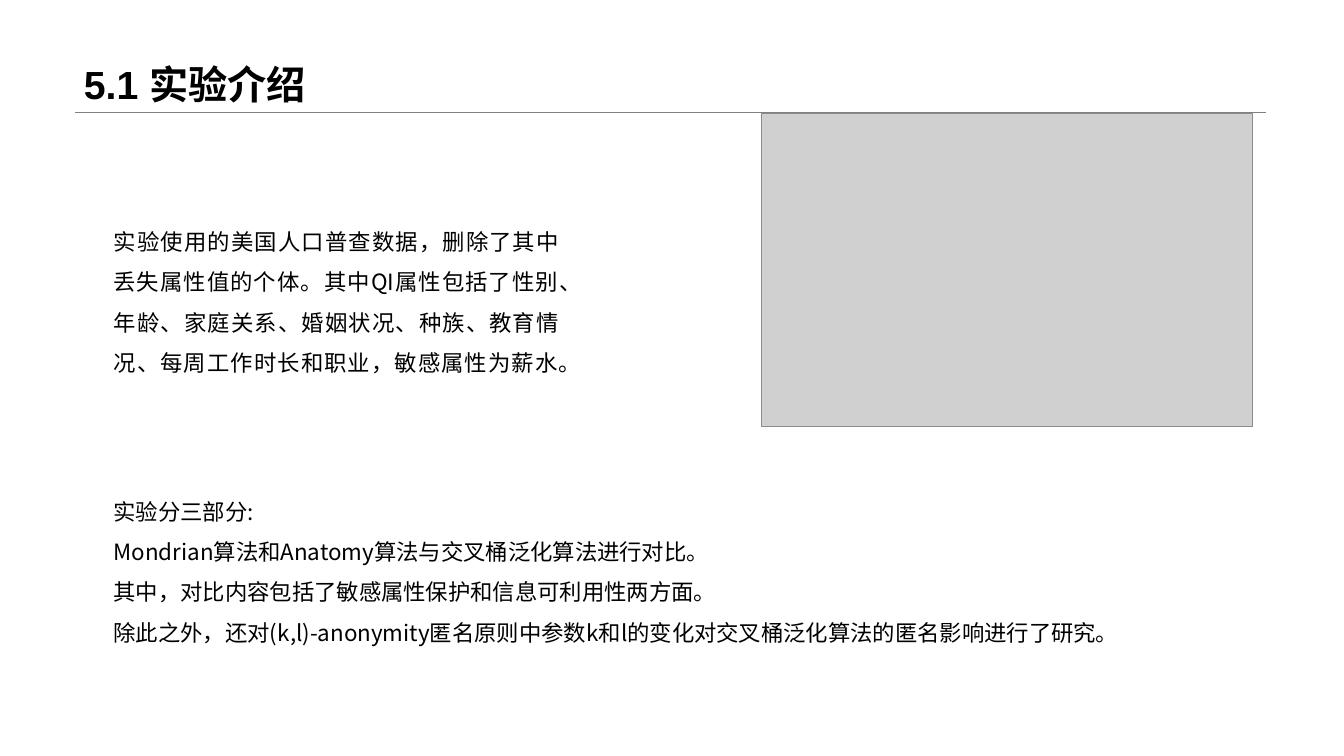
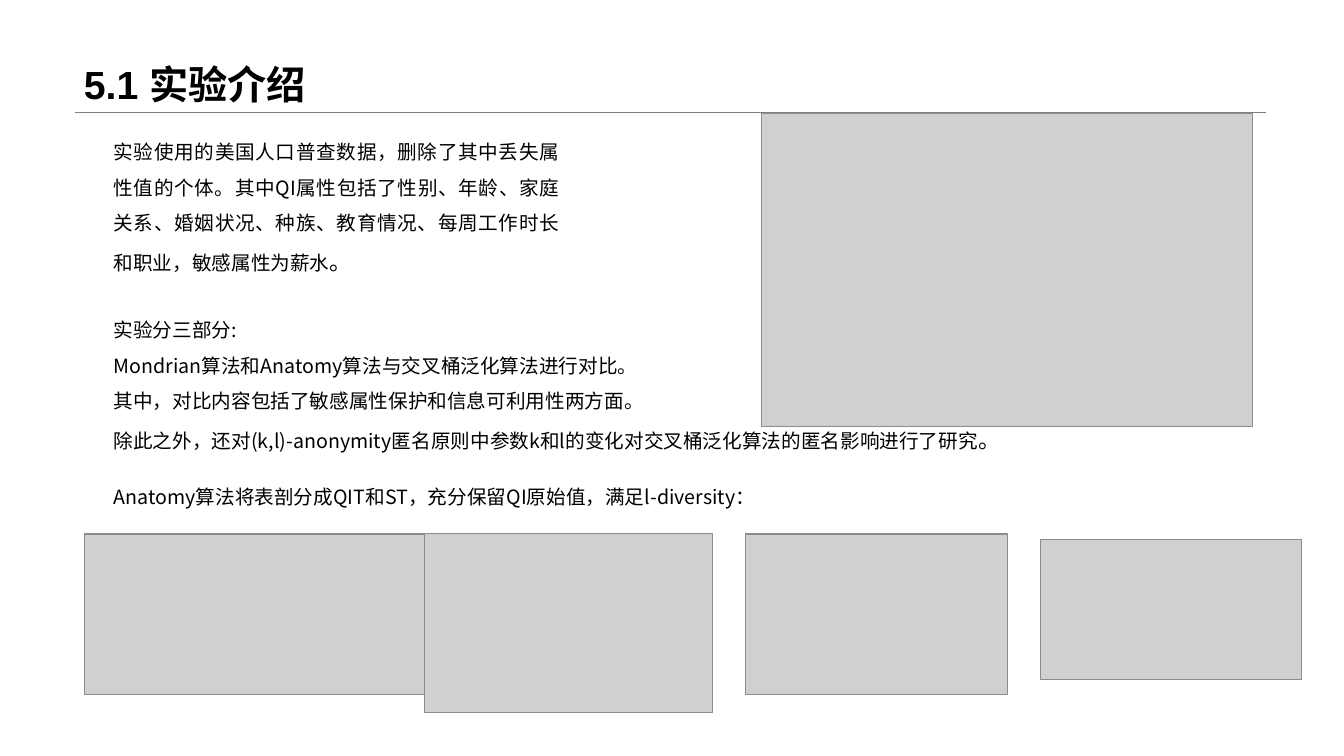
Before and after one commit to realRuiGuo/Miscellaneous, a slide deck: slide 31 of 研究生毕业设计/体系报告撰写/Cross-Bucket Generalization for Information and Privacy preservation.pptx. Drawn at 1344x756 pixels with LibreOffice and Linux fonts; fonts in the diff are those of the drawing; grey boxes stand for pictures. Boxes give left, top, right and bottom in pixels: in the first picture for what was removed or moved away, otherwise in the second. Text is boxed around its words. In the diff, an @@ line names an element or a change of style, - is before the commit and + after.

```diff
--- a/研究生毕业设计/体系报告撰写/Cross-Bucket Generalization for Information and Privacy preservation.pptx
+++ b/研究生毕业设计/体系报告撰写/Cross-Bucket Generalization for Information and Privacy preservation.pptx
@@ text "实验使用的美国人口普查数据，删除了其中丢失属性值的个体。其中QI属性包括了性别、年龄、家庭关系、婚姻状况、种族、教育情况 ...": place and size @@
-text "实验使用的美国人口普查数据，删除了其中丢失属性值的个体。其中QI属性包括了性别、年龄、家庭关系、婚姻状况、种族、教育情况 ..." at (114, 231, 582, 374)
+text "实验使用的美国人口普查数据，删除了其中丢失属性值的个体。其中QI属性包括了性别、年龄、家庭关系、婚姻状况、种族、教育情况 ..." at (114, 142, 560, 272)
@@ text "实验使用的美国人口普查数据，删除了其中丢失属性值的个体。其中QI属性包括了性别、年龄、家庭关系、婚姻状况、种族、教育情况 ..." at (114, 142, 560, 272): size 16 to 14 pt @@
@@ text "实验分三部分:" at (114, 320, 1000, 453): size 16 to 14 pt @@
@@ text "实验分三部分:": place and size @@
-text "实验分三部分:" at (114, 501, 1119, 646)
+text "实验分三部分:" at (114, 320, 1000, 453)
@@ text added at (114, 487, 756, 509), 14 pt, text #000000 @@
+Anatomy算法将表剖分成QIT和ST，充分保留QI原始值，满足l-diversity：
@@ picture added at (85, 534, 424, 695) @@
@@ picture added at (424, 534, 713, 713) @@
@@ picture added at (746, 534, 1007, 695) @@
@@ picture added at (1041, 539, 1302, 680) @@
```
Also in this commit, not shown: 4 other slides changed, 3 other files.
